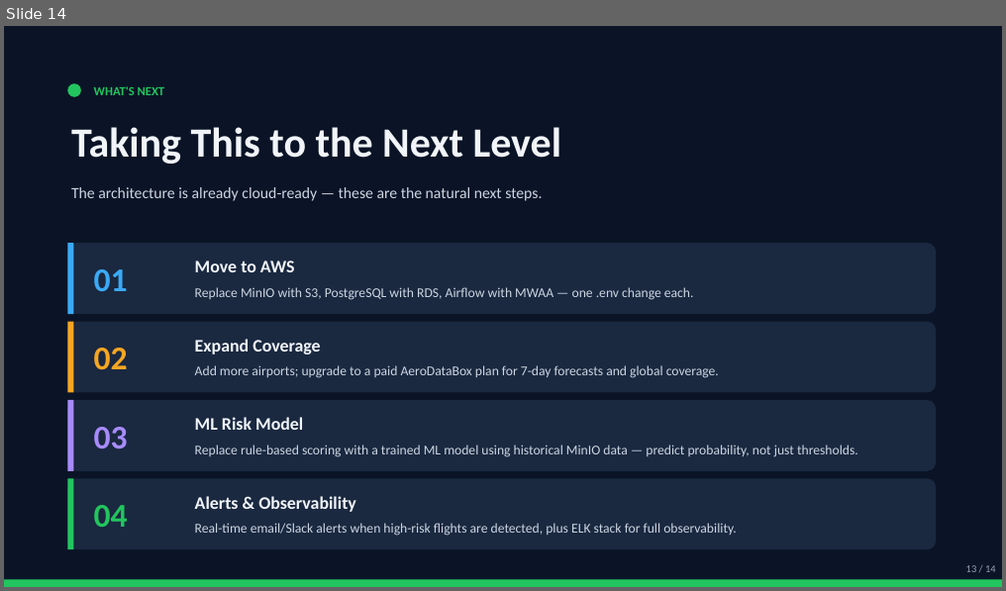
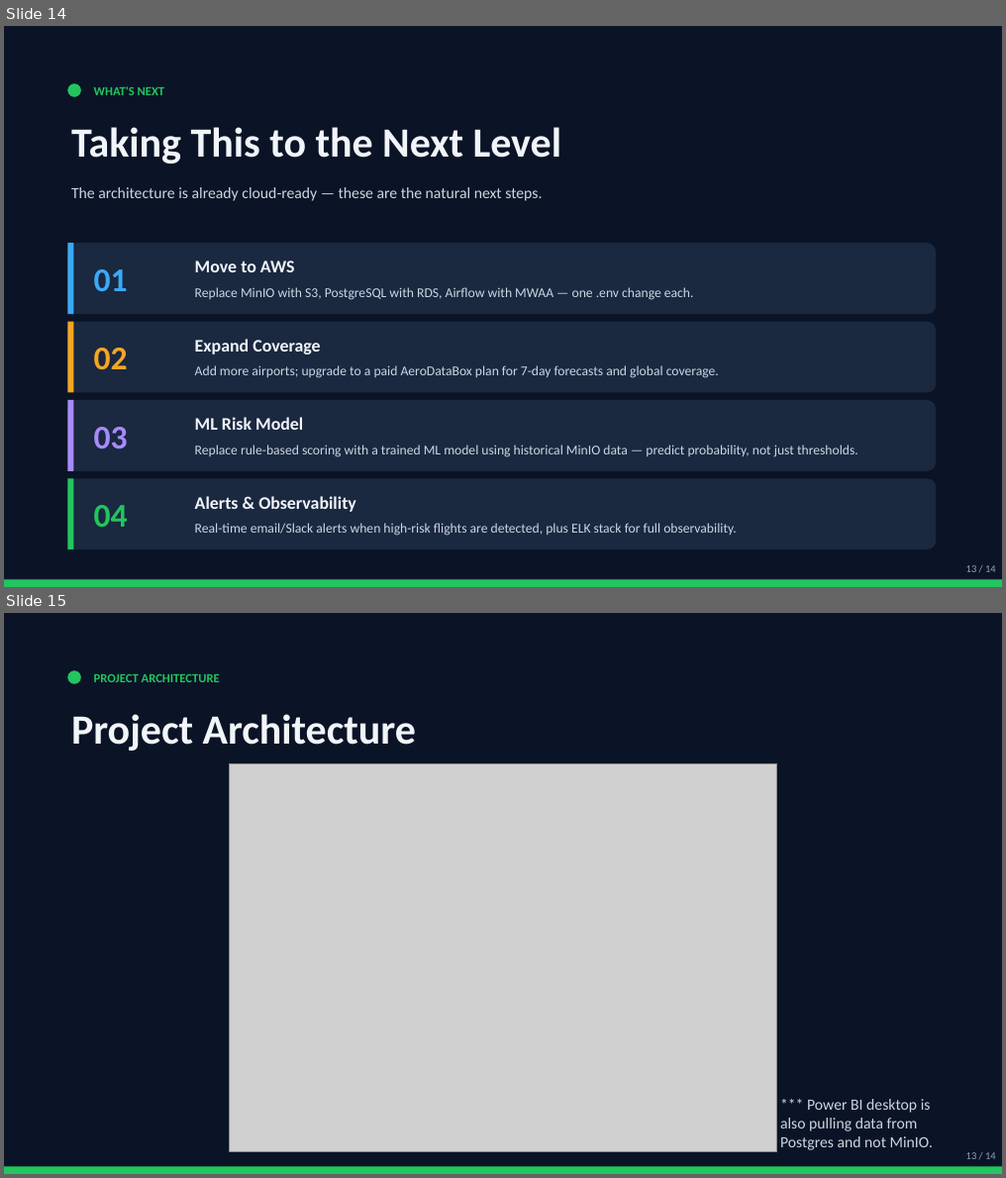
Before and after one commit to MayaBa2102/Flight-Cancellation-Risk, a slide deck: docs/Flight_Weather_Risk_Pipeline.pptx. Shown one above the other, each under a label of ours: slide 14 before the commit, slides 14 and 15 after it. The pictures are 1006x591 and 1006x1178 pixels, drawn with LibreOffice and Linux fonts; fonts in the diff are those of the drawing; grey boxes stand for pictures. Boxes give left, top, right and bottom in pixels: in the first picture for what was removed or moved away, otherwise in the second. Text is boxed around its words. In the diff, an @@ line names an element or a change of style, - is before the commit and + after.

Commit message:
final-project-flight-cancellation-risk

```diff
--- a/docs/Flight_Weather_Risk_Pipeline.pptx
+++ b/docs/Flight_Weather_Risk_Pipeline.pptx
@@ slide 15 added at (x1=4, y1=613, x2=1002, y2=1174), background #FFFFFF @@
@@ rectangle added at (x1=4, y1=613, x2=1002, y2=1174), fill #0B1426 @@
@@ ellipse added at (x1=67, y1=670, x2=81, y2=684), fill #22C55E @@
@@ text added at (x1=94, y1=673, x2=220, y2=682), 12 pt, text #22C55E, bold @@
+PROJECT ARCHITECTURE
@@ text added at (x1=71, y1=714, x2=416, y2=751), 40 pt, text #F1F5F9, bold @@
+Project Architecture
@@ picture added at (x1=230, y1=763, x2=776, y2=1152) @@
@@ text added at (x1=780, y1=1099, x2=933, y2=1151), 15 pt, text #CBD5E1 @@
+*** Power BI desktop is also pulling data from Postgres and not MinIO.
@@ rectangle added at (x1=4, y1=1167, x2=1002, y2=1174), fill #22C55E @@
@@ text added at (x1=966, y1=1153, x2=996, y2=1159), 10 pt, text #94A3B8 @@
+13 / 14
```
Also in this commit, not shown: 1 other file.
